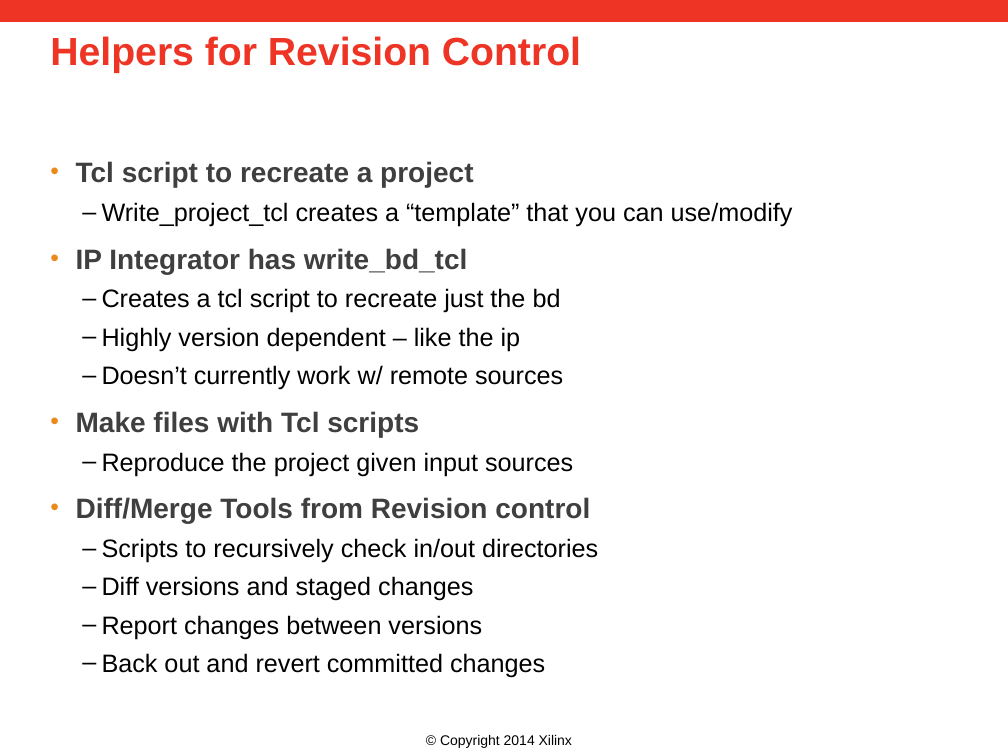
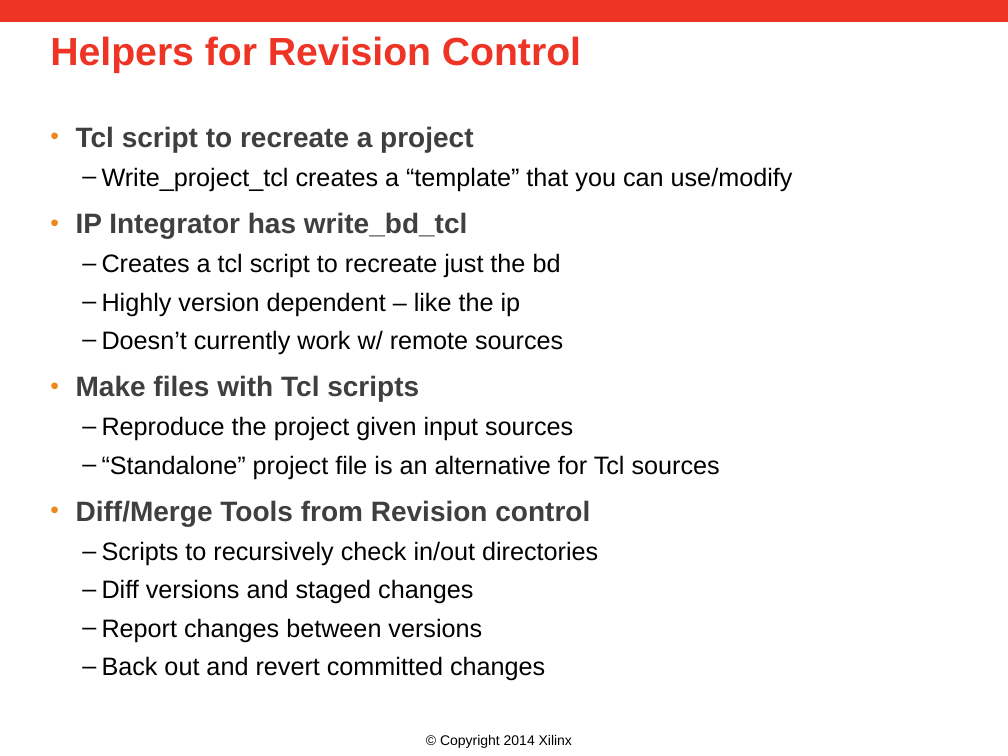
Before and after one commit to Xilinx/revCtrl, a slide deck: slide 4 of doc/versionControl.pptx (slide 3 before the commit). Drawn at 1008x756 pixels with LibreOffice and Linux fonts; fonts in the diff are those of the drawing; background and template pictures are left out. Boxes give left, top, right and bottom in pixels: in the first picture for what was removed or moved away, otherwise in the second. Text is boxed around its words. In the diff, an @@ line names an element or a change of style, - is before the commit and + after.

```diff
--- a/doc/versionControl.pptx
+++ b/doc/versionControl.pptx
@@ text "Tcl script to recreate a ...": place and size @@
-text "Tcl script to recreate a ..." at bbox=[76, 161, 793, 678]
+text "Tcl script to recreate a ..." at bbox=[76, 126, 793, 681]
@@ text at bbox=[102, 455, 720, 479]: paragraph added @@
+  – “Standalone” project file is an alternative for Tcl sources
```
Also in this commit, not shown: 9 other slides changed, 6 slides added, 1 slide removed.
